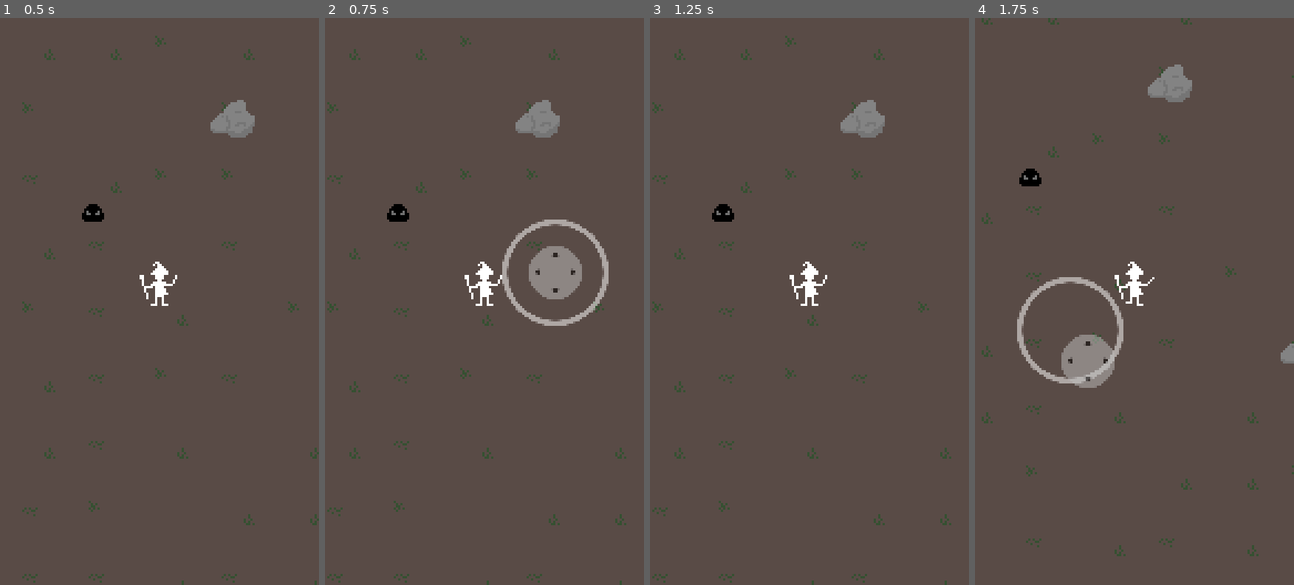
Above: before the commit, frames 1-4 (left to right).
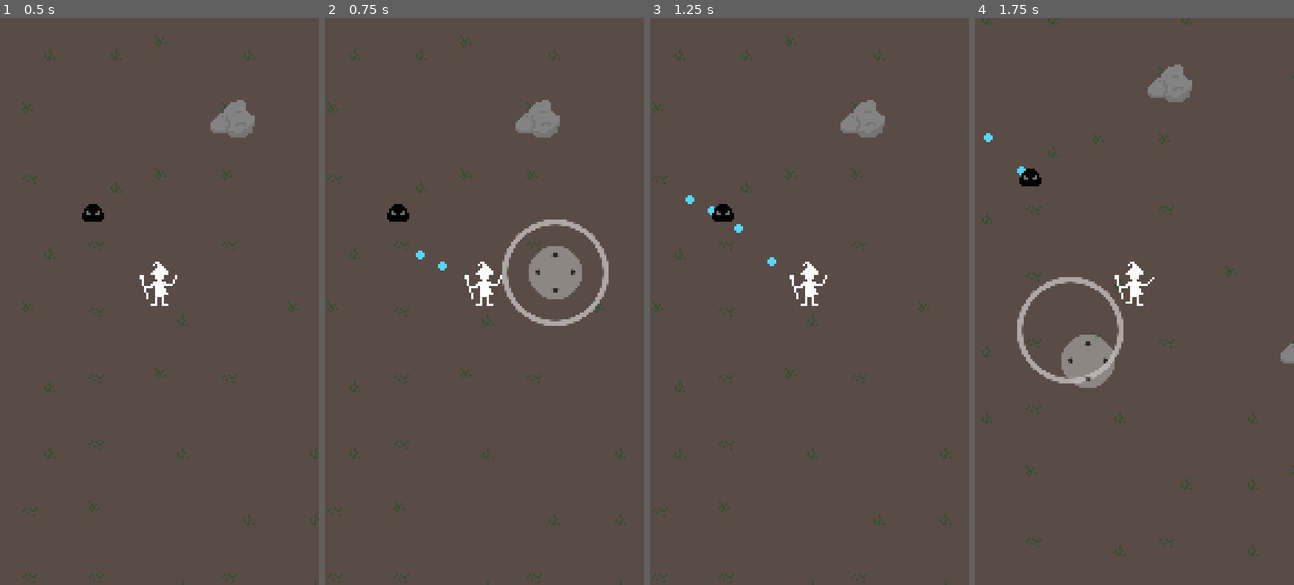
Above: after the commit, the same moments.

Repository: polyarik/wizard-legacy
Game: Godot game, scene res://scenes/game/locations/demo_location.tscn
The game is run twice, just before and just after one commit, with the same random seed, the same clock (stepped at 60 frames per second) and the same inputs.
Inputs (mouse positions are in pixels of both pictures, inside the frame that each line leads up to):
- Up to frame 1 (0.5 s): no input
- Up to frame 2 (0.75 s): tap Enter (ui_accept) at 0.5, 0.6 s; move the mouse to (554, 273) at 0.52 s; hold Right (ui_right) from 0.53 s (still down); click (554, 273) at 0.67 s
- Up to frame 3 (1.25 s): keep holding Right (ui_right); tap Enter (ui_accept) at 0.77, 1.07 s
- Up to frame 4 (1.75 s): release Right (ui_right) at 1.25 s; drag from (1070, 329) to (1118, 414) at 1.27 s

Frame 1 is identical in both runs. In frame 2, less than 0.1% of the frame differs, in the area x 28-39%, y 41-45%; in frame 3, 0.1%, in the area x 11-40%, y 31-44%; in frame 4, less than 0.1%.

Commit message:
✨ add demo spell casting functionality

Diff:
--- a/scenes/game/locations/demo_location.tscn
+++ b/scenes/game/locations/demo_location.tscn
@@ -55,6 +55,8 @@
 [node name="Slime" parent="Enteties" instance=ExtResource("5_c5dkc")]
 position = Vector2(42, 90)
 
+[node name="Projectiles" type="Node2D" parent="."]
+
 [node name="DemoTerrain" type="TileMap" parent="."]
 y_sort_enabled = true
 tile_set = SubResource("TileSet_o22wp")
--- /dev/null
+++ b/scenes/game/particles/magic_missile/magic_missile.gd
@@ -0,0 +1,15 @@
+class_name MagicMissile
+
+extends Area2D
+
+
+var speed := 1.2
+var direction := Vector2.ZERO
+
+
+func _ready():
+	# TODO - detect the nearest enemy and set direction
+	direction = Vector2(-1, -1).normalized() # TEMP
+
+func _physics_process(_delta: float) -> void:
+	position += direction * speed
--- /dev/null
+++ b/scenes/game/particles/magic_missile/magic_missile.tscn
@@ -0,0 +1,16 @@
+[gd_scene load_steps=4 format=3 uid="uid://de2k20xar378x"]
+
+[ext_resource type="Texture2D" uid="uid://bmhkylv71ncbk" path="res://assets/sprites/particles/demo_particle.png" id="1_irjjv"]
+[ext_resource type="Script" path="res://scenes/game/particles/magic_missile/magic_missile.gd" id="1_yky3a"]
+
+[sub_resource type="CircleShape2D" id="CircleShape2D_ho1nb"]
+radius = 1.7
+
+[node name="MagicMissile" type="Area2D"]
+script = ExtResource("1_yky3a")
+
+[node name="Sprite" type="Sprite2D" parent="."]
+texture = ExtResource("1_irjjv")
+
+[node name="Shape" type="CollisionShape2D" parent="."]
+shape = SubResource("CircleShape2D_ho1nb")
--- a/scenes/game/player/player.gd
+++ b/scenes/game/player/player.gd
@@ -1,14 +1,27 @@
+class_name Player
+
 extends CharacterBody2D
 
 
 @export var speed := 64.0
+@export var spell_book: Array[PackedScene] # TEMP
+
+@onready var casting_point := $CastingPoint
 @onready var animation_tree := $PlayerAnimationTree
 @onready var animation_state_machine = animation_tree.get("parameters/playback")
 
+# TEMP
+var cast_time
+var in_casting_animation := false
+
+
+func _ready() -> void:
+	# TODO - process the spell_book
+	pass
 
 func _physics_process(_delta: float) -> void:
 	move()
-	# TODO - spell casting
+	process_spell_casting()
 	pick_animation_state()
 
 func move() -> void:
@@ -21,10 +34,35 @@
 
 	move_and_slide()
 
+func process_spell_casting() -> void:
+	var spell: PackedScene = null
+	# TODO - pick a spell
+	## check cooldown and cast codition
+
+	# TEMP - testing
+	if (Input.is_action_just_pressed("ui_accept")):
+		spell = spell_book[0]
+
+	if (spell):
+		cast_spell(spell)
+		in_casting_animation = true
+
+func cast_spell(spell: PackedScene) -> void:
+	var spell_inst := spell.instantiate()
+
+	owner.add_child(spell_inst) # TODO - add child to $Location/Projectiles via signal
+	spell_inst.position = casting_point.global_position
+
 func pick_animation_state() -> void:
 	if (velocity != Vector2.ZERO):
 		animation_state_machine.travel("walk")
+		in_casting_animation = false
+	elif (in_casting_animation):
+		animation_state_machine.travel("attack")
 	else:
 		animation_state_machine.travel("idle")
 
-	# TODO - handle attack animation
+func _on_player_animation_tree_animation_finished(anim_name:StringName):
+	match anim_name:
+		"attack":
+			in_casting_animation = false
--- a/scenes/game/player/player.tscn
+++ b/scenes/game/player/player.tscn
@@ -1,6 +1,7 @@
-[gd_scene load_steps=26 format=3 uid="uid://fhik253psdi5"]
+[gd_scene load_steps=27 format=3 uid="uid://fhik253psdi5"]
 
 [ext_resource type="Script" path="res://scenes/game/player/player.gd" id="1_nkwtq"]
+[ext_resource type="PackedScene" uid="uid://de2k20xar378x" path="res://scenes/game/particles/magic_missile/magic_missile.tscn" id="2_kpdva"]
 [ext_resource type="Texture2D" uid="uid://dlg1p7m1cse3i" path="res://scenes/game/player/player.png" id="2_ojrej"]
 
 [sub_resource type="CircleShape2D" id="CircleShape2D_v41s8"]
@@ -23,7 +24,7 @@
 
 [sub_resource type="Animation" id="Animation_fcl6t"]
 resource_name = "attack"
-length = 0.2
+length = 0.4
 tracks/0/type = "value"
 tracks/0/imported = false
 tracks/0/enabled = true
@@ -31,10 +32,10 @@
 tracks/0/interp = 1
 tracks/0/loop_wrap = true
 tracks/0/keys = {
-"times": PackedFloat32Array(0),
-"transitions": PackedFloat32Array(1),
+"times": PackedFloat32Array(0, 0.3),
+"transitions": PackedFloat32Array(1, 1),
 "update": 1,
-"values": [1]
+"values": [1, 0]
 }
 
 [sub_resource type="Animation" id="Animation_appgp"]
@@ -115,7 +116,6 @@
 [sub_resource type="AnimationNodeStateMachineTransition" id="AnimationNodeStateMachineTransition_t4i4r"]
 
 [sub_resource type="AnimationNodeStateMachineTransition" id="AnimationNodeStateMachineTransition_ceqf3"]
-advance_mode = 2
 
 [sub_resource type="AnimationNodeStateMachineTransition" id="AnimationNodeStateMachineTransition_wyst6"]
 
@@ -142,13 +142,14 @@
 states/walk/node = SubResource("AnimationNodeAnimation_08j1j")
 states/walk/position = Vector2(679, 85)
 transitions = ["Start", "idle", SubResource("AnimationNodeStateMachineTransition_vht6e"), "idle", "walk", SubResource(" …(656 unchanged characters)…
-graph_offset = Vector2(-15, -152)
+graph_offset = Vector2(-9, -74)
 
 [sub_resource type="AnimationNodeStateMachinePlayback" id="AnimationNodeStateMachinePlayback_0x1nf"]
 
 [node name="Player" type="CharacterBody2D"]
 safe_margin = 0.2
 script = ExtResource("1_nkwtq")
+spell_book = Array[PackedScene]([ExtResource("2_kpdva")])
 
 [node name="PlayerShape" type="CollisionShape2D" parent="."]
 position = Vector2(0, -5)
@@ -171,3 +172,8 @@
 anim_player = NodePath("../PlayerAnimations")
 active = true
 parameters/playback = SubResource("AnimationNodeStateMachinePlayback_0x1nf")
+
+[node name="CastingPoint" type="Marker2D" parent="."]
+position = Vector2(-9, -10)
+
+[connection signal="animation_finished" from="PlayerAnimationTree" to="." method="_on_player_animation_tree_animation_finished"]
Binary file added: assets/sprites/particles/demo_particle.png
Not shown, added: assets/sprites/particles/demo_particle.png.import
